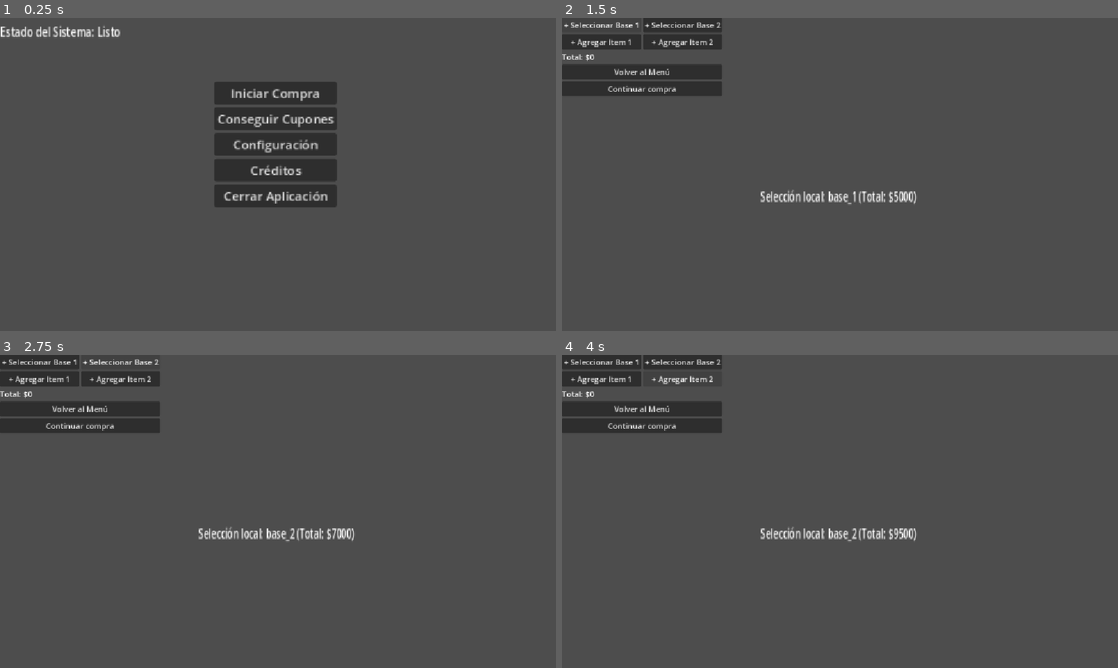
Above: before the commit, frames 1-4 (two rows, left to right).
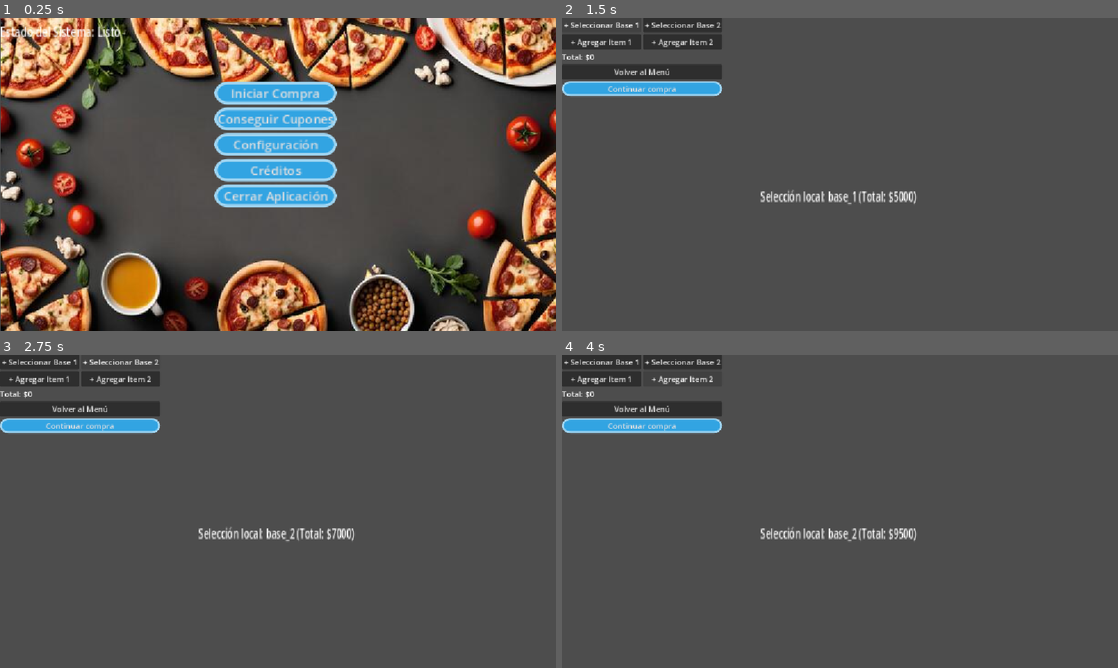
Above: after the commit, the same moments.

Repository: MiguelMoranR/produccion-videojuegos-2026
Game: Godot game, scene res://src/core/main_app.tscn
Two runs of this game, one before a commit and one after it. Both use one fixed random seed, a clock stepped at 60 frames per second and the inputs below.
Inputs:
- Up to frame 1 (0.25 s): no input
- Up to frame 2 (1.5 s): click "Iniciar Compra" at 0.5 s; click "+ Seleccionar Base 1" at 1.25 s
- Up to frame 3 (2.75 s): click "+ Seleccionar Base 2" at 2 s
- Up to frame 4 (4 s): click "+ Agregar Item 1" at 2.75 s; click "+ Agregar Item 2" at 3.5 s

The runs differ from the first frame. In frame 1, 60% of the frame differs, in the area x 0-100%, y 0-100%; in frame 2, 1.4%; in frame 3, 1.4%; in frame 4, 1.4%.

Commit message:
feat: ux refinement

Diff:
--- a/project.godot
+++ b/project.godot
@@ -29,6 +29,21 @@
 window/stretch/mode="canvas_items"
 window/stretch/aspect="expand"
 
+[input]
+
+move_left={
+"deadzone": 0.2,
+"events": [Object(InputEventKey,"resource_local_to_scene":false,"resource_name":"","device":-1,"window_id":0,"alt_pressed":false,"shift_pressed":false,"ctrl_pressed":false,"meta_pressed":false,"pressed":false,"keycode":0,"physical_keycode":65,"key_label":0,"unicode":65,"location":0,"echo":false,"script":null)
+, Object(InputEventKey,"resource_local_to_scene":false,"resource_name":"","device":-1,"window_id":0,"alt_pressed":false,"shift_pressed":false,"ctrl_pressed":false,"meta_pressed":false,"pressed":false,"keycode":0,"physical_keycode":4194319,"key_label":0,"unicode":0,"location":0,"echo":false,"script":null)
+]
+}
+move_right={
+"deadzone": 0.2,
+"events": [Object(InputEventKey,"resource_local_to_scene":false,"resource_name":"","device":-1,"window_id":0,"alt_pressed":false,"shift_pressed":false,"ctrl_pressed":false,"meta_pressed":false,"pressed":false,"keycode":0,"physical_keycode":68,"key_label":0,"unicode":68,"location":0,"echo":false,"script":null)
+, Object(InputEventKey,"resource_local_to_scene":false,"resource_name":"","device":-1,"window_id":0,"alt_pressed":false,"shift_pressed":false,"ctrl_pressed":false,"meta_pressed":false,"pressed":false,"keycode":0,"physical_keycode":4194321,"key_label":0,"unicode":0,"location":0,"echo":false,"script":null)
+]
+}
+
 [physics]
 
 3d/physics_engine="Jolt Physics"
--- /dev/null
+++ b/src/assets/ui/ui_theme.tres
@@ -0,0 +1,57 @@
+[gd_resource type="Theme" format=3 uid="uid://d3ub8xiosggl2"]
+
+[sub_resource type="StyleBoxFlat" id="StyleBoxFlat_upl5l"]
+bg_color = Color(0.22058523, 0.65452886, 0.80942523, 1)
+border_width_left = 4
+border_width_top = 4
+border_width_right = 4
+border_width_bottom = 4
+border_color = Color(0.4227388, 0.88347244, 0.90742713, 1)
+corner_radius_top_left = 16
+corner_radius_top_right = 16
+corner_radius_bottom_right = 16
+corner_radius_bottom_left = 16
+
+[sub_resource type="StyleBoxFlat" id="StyleBoxFlat_gdf6y"]
+bg_color = Color(0.8660041, 0.45803434, 0.51145864, 1)
+border_width_left = 4
+border_width_top = 4
+border_width_right = 4
+border_width_bottom = 4
+border_color = Color(0.72060686, 0.7996281, 0.97870165, 1)
+corner_radius_top_left = 16
+corner_radius_top_right = 16
+corner_radius_bottom_right = 16
+corner_radius_bottom_left = 16
+
+[sub_resource type="StyleBoxFlat" id="StyleBoxFlat_sswxo"]
+bg_color = Color(0.19461116, 0.64144754, 0.88702315, 1)
+border_width_left = 4
+border_width_top = 4
+border_width_right = 4
+border_width_bottom = 4
+border_color = Color(0.62877107, 0.83403397, 0.94425094, 1)
+corner_radius_top_left = 16
+corner_radius_top_right = 16
+corner_radius_bottom_right = 16
+corner_radius_bottom_left = 16
+
+[sub_resource type="StyleBoxFlat" id="StyleBoxFlat_h5tka"]
+bg_color = Color(0.3580264, 0.68669075, 0.39725542, 1)
+border_width_left = 4
+border_width_top = 4
+border_width_right = 4
+border_width_bottom = 4
+border_color = Color(0.96415275, 0.7160918, 0.8390931, 1)
+corner_radius_top_left = 16
+corner_radius_top_right = 16
+corner_radius_bottom_right = 16
+corner_radius_bottom_left = 16
+
+[resource]
+Button/styles/disabled = SubResource("StyleBoxFlat_upl5l")
+Button/styles/disabled_mirrored = null
+Button/styles/focus = null
+Button/styles/hover = SubResource("StyleBoxFlat_gdf6y")
+Button/styles/normal = SubResource("StyleBoxFlat_sswxo")
+Button/styles/pressed = SubResource("StyleBoxFlat_h5tka")
--- a/src/components/navigation/button_nav.gd
+++ b/src/components/navigation/button_nav.gd
@@ -8,3 +8,7 @@
 
 func _on_pressed() -> void:
 	EventBus.navigation_requested.emit(target_scene, discard_previous)
+
+
+func _on_button_nav_pressed() -> void:
+	pass # Replace with function body.
--- a/src/core/global_manager.gd
+++ b/src/core/global_manager.gd
@@ -52,3 +52,19 @@
 	#"minimum_purchase": 10000
 #}
 var coupons: Array[Dictionary] = []
+
+func get_best_coupon(subtotal: int) -> Dictionary:
+	var best_coupon := {}
+
+	for coupon in coupons:
+		if subtotal >= coupon["minimum_purchase"]:
+			if best_coupon.is_empty():
+				best_coupon = coupon
+			elif coupon["value"] > best_coupon["value"]:
+				best_coupon = coupon
+
+	return best_coupon
+
+func remove_coupon(coupon: Dictionary) -> void:
+	if coupon in coupons:
+		coupons.erase(coupon)
--- a/src/scenes/buying_process/buy_panel.tscn
+++ b/src/scenes/buying_process/buy_panel.tscn
@@ -2,6 +2,7 @@
 
 [ext_resource type="Script" uid="uid://d5ovyl5rctvy" path="res://src/scenes/buying_process/buy_panel.gd" id="1_wtrvc"]
 [ext_resource type="Script" uid="uid://ca58bvuyia7ww" path="res://src/components/navigation/button_nav.gd" id="2_a5yq5"]
+[ext_resource type="Theme" uid="uid://d3ub8xiosggl2" path="res://src/assets/ui/ui_theme.tres" id="3_a5yq5"]
 
 [node name="BuyPanel" type="Control" unique_id=1456396328]
 layout_mode = 3
@@ -64,6 +65,7 @@
 
 [node name="BtnBuy" type="Button" parent="VBoxContainer" unique_id=667455376]
 layout_mode = 2
+theme = ExtResource("3_a5yq5")
 text = "Continuar compra"
 script = ExtResource("2_a5yq5")
 target_scene = "uid://nu7a8bus2l5n"
--- a/src/scenes/buying_process/purchase_invoice.gd
+++ b/src/scenes/buying_process/purchase_invoice.gd
@@ -1,32 +1,37 @@
 extends Control
-@onready var lbl_subtotal : Label = $VBoxContainer/LblSubtotal
-@onready var lbl_coupon : Label = $VBoxContainer/LblCoupon
-@onready var btn_confirm : Button = $VBoxContainer/BtnConfirm
+
+@onready var lbl_subtotal: Label = $VBoxContainer/LblSubtotal
+@onready var lbl_coupon: Label = $VBoxContainer/LblCoupon
+@onready var lbl_total: Label = $VBoxContainer/LblTotal
+@onready var btn_confirm: Button = $VBoxContainer/BtnConfirm
+@onready var pop_up_confirm: Panel = $PurchaseSuccessPopup
+
+var applied_coupon: Dictionary = {}
 
 func _ready() -> void:
-	# Conectar señal programaticamente
+	# Conectar señal programáticamente
 	btn_confirm.pressed.connect(_on_confirm)
 	_update_invoice()
 
 func _on_confirm() -> void:
-	pass
+	if not applied_coupon.is_empty():
+		GlobalManager.remove_coupon(applied_coupon)
+	lbl_coupon.text = "Compra confirmada"
+	pop_up_confirm.show()
 
 func _update_invoice() -> void:
 	var base_name: String = GlobalManager.selection["base"]
 	var item_1_quantity: int = GlobalManager.selection["item_1"]
 	var item_2_quantity: int = GlobalManager.selection["item_2"]
-
 	var base_price: int = GlobalManager.prices[base_name]
 	var item_1_price: int = GlobalManager.prices["item_1"]
 	var item_2_price: int = GlobalManager.prices["item_2"]
-
 	var item_1_total: int = item_1_quantity * item_1_price
 	var item_2_total: int = item_2_quantity * item_2_price
-
 	lbl_subtotal.text = (
-		"BASE ELEGIDA: %s    $%d\n"
-		+ "INGREDIENTE 1: %d × $%d    $%d\n"
-		+ "INGREDIENTE 2: %d × $%d    $%d\n"
+		"BASE ELEGIDA: %s $%d\n"
+		+ "INGREDIENTE 1: %d × $%d $%d\n"
+		+ "INGREDIENTE 2: %d × $%d $%d\n"
 		+ "--------------------------------\n"
 		+ "Subtotal: $%d"
 	) % [
@@ -40,3 +45,11 @@
 		item_2_total,
 		GlobalManager.current_total
 	]
+	var subtotal: int = GlobalManager.current_total
+	applied_coupon = GlobalManager.get_best_coupon(subtotal)
+	var discount: int = 0
+	if not applied_coupon.is_empty():
+		discount = applied_coupon["value"]
+	var final_total: int = max(subtotal - discount, 0)
+	lbl_coupon.text = "Descuento aplicado por cupón: $%d" % discount
+	lbl_total.text = "TOTAL: $%d" % final_total
--- a/src/scenes/buying_process/purchase_invoice.tscn
+++ b/src/scenes/buying_process/purchase_invoice.tscn
@@ -29,3 +29,31 @@
 text = "Volver"
 script = ExtResource("1_8ogr2")
 target_scene = "uid://cdogdo6bwna1a"
+
+[node name="PurchaseSuccessPopup" type="Panel" parent="VBoxContainer" unique_id=187378619]
+layout_mode = 2
+
+[node name="VBoxContainer" type="VBoxContainer" parent="VBoxContainer/PurchaseSuccessPopup" unique_id=1170446718]
+layout_mode = 0
+offset_left = 254.0
+offset_top = 9.0
+offset_right = 457.0
+offset_bottom = 94.0
+
+[node name="Title" type="Label" parent="VBoxContainer/PurchaseSuccessPopup/VBoxContainer" unique_id=1330192709]
+layout_mode = 2
+text = "¡Compra realizada!"
+horizontal_alignment = 1
+vertical_alignment = 1
+
+[node name="Body" type="Label" parent="VBoxContainer/PurchaseSuccessPopup/VBoxContainer" unique_id=1386829805]
+layout_mode = 2
+text = "Tu pedido está en proceso"
+horizontal_alignment = 1
+vertical_alignment = 1
+
+[node name="ButtonNav" type="Button" parent="VBoxContainer/PurchaseSuccessPopup/VBoxContainer" unique_id=1743119124]
+layout_mode = 2
+text = "Continuar"
+script = ExtResource("1_8ogr2")
+target_scene = "uid://5efb1pfc8ef5"
--- /dev/null
+++ b/src/scenes/gamification/coupon_game.gd
@@ -0,0 +1,26 @@
+extends Node2D
+@export var target_items: int = 10
+@export var max_spawned_items: int = 15
+var current_spawned_items: int = 0
+var collected_items: int = 0
+
+func _ready() -> void:
+	var spawners : Array = get_tree().get_nodes_in_group("spawner")
+	for spawn in spawners:
+		spawn.spawned_item.connect(_on_item_spawned)
+
+func _on_item_spawned() -> void:
+	current_spawned_items += 1
+	if current_spawned_items > max_spawned_items:
+		lose_game()
+
+func _on_player_collected_food() -> void:
+	collected_items += 1
+	if collected_items >= target_items:
+		win_game()
+
+func win_game() -> void:
+	pass
+
+func lose_game() -> void:
+	pass
--- a/src/scenes/gamification/coupon_game.tscn
+++ b/src/scenes/gamification/coupon_game.tscn
@@ -1,8 +1,33 @@
 [gd_scene format=3 uid="uid://brdp4siylbi2b"]
 
 [ext_resource type="Script" uid="uid://ca58bvuyia7ww" path="res://src/components/navigation/button_nav.gd" id="1_oxamv"]
+[ext_resource type="Script" uid="uid://b44s4x4at1jgk" path="res://src/scenes/gamification/spawner.gd" id="1_pcwwn"]
+[ext_resource type="PackedScene" uid="uid://bminl5s25yuwe" path="res://src/scenes/gamification/falling_food.tscn" id="2_04lhb"]
+[ext_resource type="Texture2D" uid="uid://b2n1imwkddu7m" path="res://src/scenes/gamification/catch_food/assets/Aliens/alienGreen_suit.png" id="2_5us3o"]
+[ext_resource type="Script" uid="uid://c4qfv3a3s3im1" path="res://src/scenes/gamification/player.gd" id="3_1u2kp"]
+[ext_resource type="Texture2D" uid="uid://b67nqyesperok" path="res://src/scenes/gamification/catch_food/assets/Stone elements/elementStone016.png" id="3_pcwwn"]
+[ext_resource type="Texture2D" uid="uid://3wov35c66eq7" path="res://src/scenes/gamification/catch_food/assets/Aliens/alienBeige_round.png" id="5_eo802"]
 
-[node name="CouponGame" type="Node2D" unique_id=1593269042]
+[sub_resource type="RectangleShape2D" id="RectangleShape2D_6313f"]
+size = Vector2(64, 64)
+
+[sub_resource type="RectangleShape2D" id="RectangleShape2D_hyvdk"]
+size = Vector2(1270.5, 20)
+
+[sub_resource type="RectangleShape2D" id="RectangleShape2D_mr7vs"]
+size = Vector2(1283, 32)
+
+[sub_resource type="RectangleShape2D" id="RectangleShape2D_5er5f"]
+size = Vector2(781.6455, 39)
+
+[sub_resource type="RectangleShape2D" id="RectangleShape2D_08qku"]
+size = Vector2(778.2136, 35.999672)
+
+[sub_resource type="RectangleShape2D" id="RectangleShape2D_k5rrb"]
+size = Vector2(1280, 29)
+
+[node name="CouponGame" type="Node2D" unique_id=1593269042 groups=["floor", "spawner"]]
+script = ExtResource("1_pcwwn")
 
 [node name="CanvasLayer" type="CanvasLayer" parent="." unique_id=653932450]
 
@@ -21,3 +46,120 @@
 script = ExtResource("1_oxamv")
 target_scene = "uid://dmbr02jxfcdg8"
 discard_previous = true
+
+[node name="Player" type="CharacterBody2D" parent="CanvasLayer" unique_id=1093176775 groups=["floor", "spawner"]]
+script = ExtResource("3_1u2kp")
+
+[node name="Sprite2D" type="Sprite2D" parent="CanvasLayer/Player" unique_id=661689583]
+position = Vector2(564, 348)
+scale = Vector2(1.6714287, 1.4428568)
+texture = ExtResource("2_5us3o")
+
+[node name="CollisionShape2D" type="CollisionShape2D" parent="CanvasLayer/Player" unique_id=291341391]
+position = Vector2(567, 536)
+shape = SubResource("RectangleShape2D_6313f")
+
+[node name="AreaRecolect" type="Area2D" parent="CanvasLayer/Player" unique_id=265904447]
+monitoring = false
+monitorable = false
+
+[node name="CollisionShape2D" type="CollisionShape2D" parent="CanvasLayer/Player/AreaRecolect" unique_id=778437502]
+position = Vector2(576, 696)
+shape = SubResource("RectangleShape2D_hyvdk")
+
+[node name="Sprite2D" type="Sprite2D" parent="CanvasLayer/Player/AreaRecolect" unique_id=1755062893]
+position = Vector2(562.00006, 270.00003)
+scale = Vector2(2.1142857, 0.47142857)
+texture = ExtResource("5_eo802")
+
+[node name="Objective" type="Label" parent="CanvasLayer" unique_id=438202655]
+anchors_preset = -1
+anchor_right = 0.074
+anchor_bottom = 0.035
+offset_left = 294.0
+offset_top = 23.0
+offset_right = 339.752
+offset_bottom = 23.32
+text = "Ingredientes: 0/0"
+
+[node name="ResultPanel" type="Panel" parent="CanvasLayer" unique_id=1904007488]
+offset_right = 40.0
+offset_bottom = 40.0
+
+[node name="ResultLabel" type="Label" parent="CanvasLayer/ResultPanel" unique_id=866911643]
+layout_mode = 0
+offset_left = 60.0
+offset_top = 10.0
+offset_right = 162.0
+offset_bottom = 33.0
+text = "RESULTADOS"
+
+[node name="ButtonNav" type="Button" parent="CanvasLayer/ResultPanel" unique_id=214139601]
+layout_mode = 0
+offset_left = 95.0
+offset_top = 66.0
+offset_right = 221.0
+offset_bottom = 97.0
+text = "Terminar juego"
+script = ExtResource("1_oxamv")
+target_scene = "uid://dmbr02jxfcdg8"
+
+[node name="Spawner2" type="Node2D" parent="." unique_id=1550200116 groups=["floor", "spawner"]]
+position = Vector2(568, 13)
+script = ExtResource("1_pcwwn")
+max_active_items = 3
+collectable_scene = ExtResource("2_04lhb")
+
+[node name="Timer" type="Timer" parent="Spawner2" unique_id=1569376608 groups=["floor", "spawner"]]
+
+[node name="Spawner3" type="Node2D" parent="." unique_id=16584747 groups=["floor", "spawner"]]
+script = ExtResource("1_pcwwn")
+max_active_items = 3
+
+[node name="Timer" type="Timer" parent="Spawner3" unique_id=1453906671 groups=["floor", "spawner"]]
+
+[node name="Spawner4" type="Node2D" parent="." unique_id=1814431415 groups=["floor", "spawner"]]
+script = ExtResource("1_pcwwn")
+max_active_items = 3
+
+[node name="Timer" type="Timer" parent="Spawner4" unique_id=31096301 groups=["floor", "spawner"]]
+
+[node name="Floor" type="StaticBody2D" parent="." unique_id=1492674459]
+position = Vector2(17, 51)
+
+[node name="Sprite2D" type="Sprite2D" parent="Floor" unique_id=884869060]
+position = Vector2(563, 131)
+scale = Vector2(0.7090909, 0.6571429)
+texture = ExtResource("3_pcwwn")
+
+[node name="CollisionShape2D" type="CollisionShape2D" parent="Floor" unique_id=1827750447]
+position = Vector2(558, 576)
+shape = SubResource("RectangleShape2D_mr7vs")
+
+[node name="Walls" type="StaticBody2D" parent="." unique_id=264923464]
+
+[node name="Sprite2D" type="Sprite2D" parent="Walls" unique_id=1940925]
+
+[node name="CollisionShape2D2" type="CollisionShape2D" parent="Walls" unique_id=774123407]
+position = Vector2(1038, 308)
+rotation = -1.0687966
+shape = SubResource("RectangleShape2D_5er5f")
+
+[node name="CollisionShape2D3" type="CollisionShape2D" parent="Walls" unique_id=569097501]
+position = Vector2(117.87098, 306.01807)
+rotation = 1.0725986
+shape = SubResource("RectangleShape2D_08qku")
+
+[node name="StaticBody2D" type="StaticBody2D" parent="." unique_id=517278602]
+position = Vector2(2, 0)
+
+[node name="Sprite2D" type="Sprite2D" parent="StaticBody2D" unique_id=1036971570]
+position = Vector2(580, 439)
+scale = Vector2(0.8545455, 0.7499997)
+texture = ExtResource("3_pcwwn")
+
+[node name="CollisionShape2D" type="CollisionShape2D" parent="StaticBody2D" unique_id=995724997 groups=["floor", "spawner"]]
+position = Vector2(583, 764)
+shape = SubResource("RectangleShape2D_k5rrb")
+
+[connection signal="collected_food" from="CanvasLayer/Player" to="." method="_on_player_collected_food"]
--- /dev/null
+++ b/src/scenes/gamification/falling_food.gd
@@ -0,0 +1,10 @@
+extends RigidBody2D
+
+
+func _ready() -> void:
+	body_entered.connect(_on_body_entered)
+
+
+func _on_body_entered(body: Node) -> void:
+	if body.is_in_group("floor"):
+		queue_free()
--- /dev/null
+++ b/src/scenes/gamification/falling_food.tscn
@@ -0,0 +1,20 @@
+[gd_scene format=3 uid="uid://bminl5s25yuwe"]
+
+[ext_resource type="Texture2D" uid="uid://pb4i0sc5ms4f" path="res://src/scenes/gamification/catch_food/assets/Other/starGold.png" id="1_0wghw"]
+
+[sub_resource type="PhysicsMaterial" id="PhysicsMaterial_04lhb"]
+bounce = 0.9
+
+[sub_resource type="CircleShape2D" id="CircleShape2D_mr7vs"]
+radius = 32.0
+
+[node name="FallingFood" type="RigidBody2D" unique_id=1310166741 groups=["collectable"]]
+physics_material_override = SubResource("PhysicsMaterial_04lhb")
+contact_monitor = true
+max_contacts_reported = 4
+
+[node name="Sprite2D" type="Sprite2D" parent="." unique_id=96227870]
+texture = ExtResource("1_0wghw")
+
+[node name="CollisionShape2D" type="CollisionShape2D" parent="." unique_id=980854072]
+shape = SubResource("CircleShape2D_mr7vs")
--- /dev/null
+++ b/src/scenes/gamification/player.gd
@@ -0,0 +1,17 @@
+extends CharacterBody2D
+signal collected_food
+
+@export var speed: float = 300.0
+
+func _ready() -> void:
+	$AreaRecolect.body_entered.connect(_on_collect_area_body_entered)
+
+func _physics_process(_delta: float) -> void:
+	var direction := Input.get_axis("move_left", "move_right")
+	velocity.x = direction * speed
+	move_and_slide()
+
+func _on_collect_area_body_entered(body: Node2D) -> void:
+	if body.is_in_group("collectable"):
+		collected_food.emit()
+		body.queue_free()
--- /dev/null
+++ b/src/scenes/gamification/spawner.gd
@@ -0,0 +1,56 @@
+extends Node2D
+signal spawned_item
+
+@export var max_active_items: int = 10
+@export var spawn_interval: float = 1.0
+@export var collectable_scene: PackedScene
+@export var use_parabola: bool = false
+
+@onready var timer: Timer = $Timer
+
+var active_items: int = 0
+
+
+func _ready() -> void:
+	timer.wait_time = spawn_interval
+	timer.timeout.connect(_on_spawn_timer_timeout)
+	timer.start()
+
+
+func _on_spawn_timer_timeout() -> void:
+	if active_items >= max_active_items:
+		return
+	# Emitir señal de spawn al manager
+	spawned_item.emit()
+	var spawn_position := global_position# + Vector2(
+		#randi_range(-50, 50),
+		#randi_range(-10, 10)
+	#)
+
+	if use_parabola:
+		spawn_from_side(
+			spawn_position,
+			Vector2(1 * randi_range(-400,400), -250)
+		)
+	else:
+		spawn_item(spawn_position)
+
+
+func spawn_item(spawn_position: Vector2) -> void:
+	var item := collectable_scene.instantiate()
+	item.global_position = spawn_position
+	item.apply_central_impulse(Vector2(0,-100))
+	get_parent().add_child(item)
+	active_items += 1
+
+
+func spawn_from_side(spawn_position: Vector2, impulse: Vector2) -> void:
+	var item := collectable_scene.instantiate()
+	item.global_position = spawn_position
+	get_parent().add_child(item)
+	item.apply_central_impulse(impulse)
+	active_items += 1
+
+
+func _on_player_collected_food() -> void:
+	pass # Replace with function body.
--- a/src/scenes/menu/menu_panel.tscn
+++ b/src/scenes/menu/menu_panel.tscn
@@ -1,7 +1,9 @@
 [gd_scene format=3 uid="uid://5efb1pfc8ef5"]
 
 [ext_resource type="Script" uid="uid://b71mmwfppdpb1" path="res://src/scenes/menu/menu_panel.gd" id="1_3fi7p"]
+[ext_resource type="Theme" uid="uid://d3ub8xiosggl2" path="res://src/assets/ui/ui_theme.tres" id="1_fgtyk"]
 [ext_resource type="Script" uid="uid://ca58bvuyia7ww" path="res://src/components/navigation/button_nav.gd" id="2_o25ln"]
+[ext_resource type="Texture2D" uid="uid://dc26oki75tlcg" path="res://src/scenes/gamification/catch_food/assets/Other/ULTIMA PIZZA.jpeg" id="4_6jtma"]
 
 [node name="MenuPanel" type="Control" unique_id=1490884434]
 layout_mode = 3
@@ -10,6 +12,7 @@
 anchor_bottom = 1.0
 grow_horizontal = 2
 grow_vertical = 2
+theme = ExtResource("1_fgtyk")
 script = ExtResource("1_3fi7p")
 metadata/_edit_use_anchors_ = true
 
@@ -71,3 +74,15 @@
 text = "Estado del Sistema: Listo"
 
 [node name="SceneChanger" type="Node" parent="." unique_id=1798253403]
+
+[node name="TextureRect" type="TextureRect" parent="." unique_id=1399226676]
+z_index = -1
+layout_mode = 0
+offset_left = 2.0
+offset_top = -182.0
+offset_right = 1155.0
+offset_bottom = 831.0
+mouse_filter = 2
+texture = ExtResource("4_6jtma")
+expand_mode = 1
+stretch_mode = 5
Not shown, removed: src/scenes/gamification/assets/Aliens/alienBeige_round.png.import
Not shown, removed: src/scenes/gamification/assets/Aliens/alienBeige_square.png.import
Not shown, removed: src/scenes/gamification/assets/Aliens/alienBeige_suit.png.import
Not shown, removed: src/scenes/gamification/assets/Aliens/alienBlue_round.png.import
Not shown, removed: src/scenes/gamification/assets/Aliens/alienBlue_square.png.import
Not shown, removed: src/scenes/gamification/assets/Aliens/alienBlue_suit.png.import
Not shown, removed: src/scenes/gamification/assets/Aliens/alienGreen_round.png.import
Not shown, removed: src/scenes/gamification/assets/Aliens/alienGreen_square.png.import
Not shown, removed: src/scenes/gamification/assets/Aliens/alienGreen_suit.png.import
Not shown, removed: src/scenes/gamification/assets/Aliens/alienPink_round.png.import
Not shown, removed: src/scenes/gamification/assets/Aliens/alienPink_square.png.import
Not shown, removed: src/scenes/gamification/assets/Aliens/alienPink_suit.png.import
(and 1000 more such lines)
